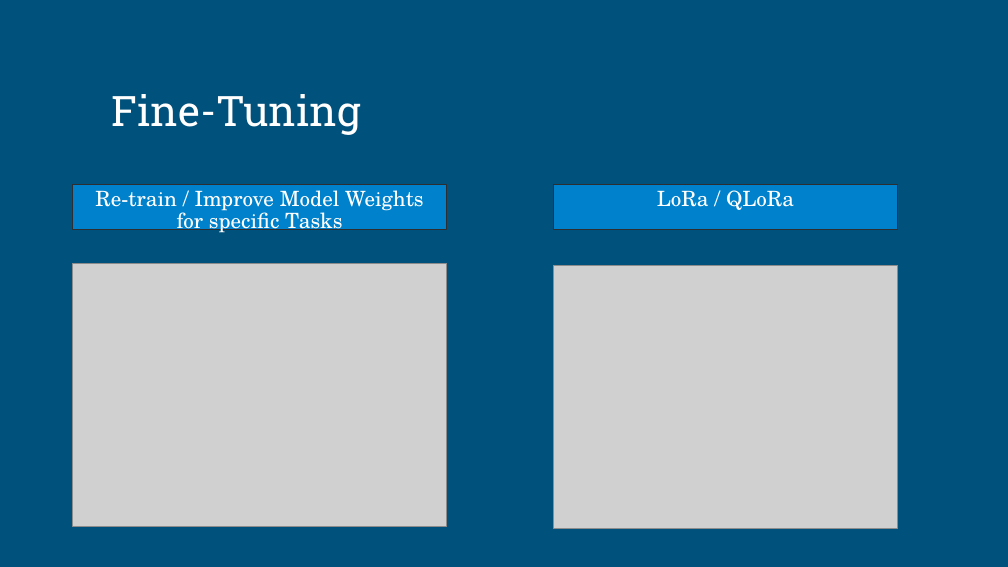
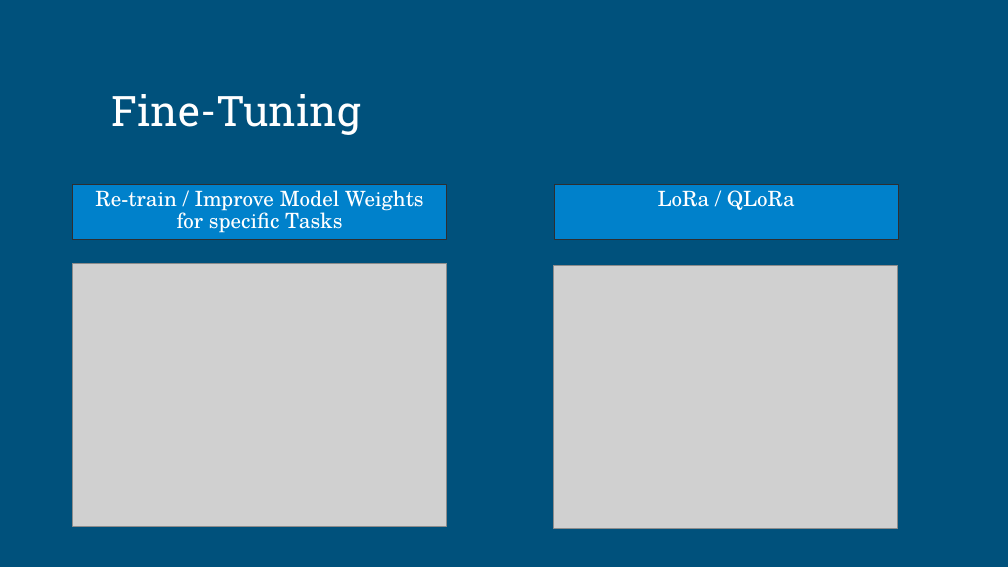
Before and after one commit to 1Preusse/exprep_LLM, a slide deck: slide 3 of presentation/LLM FINETUNING_final.pptx. Drawn at 1008x567 pixels with LibreOffice and Linux fonts; fonts in the diff are those of the drawing; grey boxes stand for pictures. Boxes give left, top, right and bottom in pixels: in the first picture for what was removed or moved away, otherwise in the second. Text is boxed around its words. In the diff, an @@ line names an element or a change of style, - is before the commit and + after.

Commit message:
Small change on presentation

```diff
--- a/presentation/LLM FINETUNING_final.pptx
+++ b/presentation/LLM FINETUNING_final.pptx
@@ rectangle "Re-train / Improve Model Weights ...": place and size @@
-rectangle "Re-train / Improve Model Weights ..." at bbox=[73, 185, 447, 230]
+rectangle "Re-train / Improve Model Weights ..." at bbox=[73, 185, 447, 240]
@@ rectangle "LoRa / QLoRa": place and size @@
-rectangle "LoRa / QLoRa" at bbox=[554, 185, 898, 230]
+rectangle "LoRa / QLoRa" at bbox=[554, 185, 898, 240]
```
